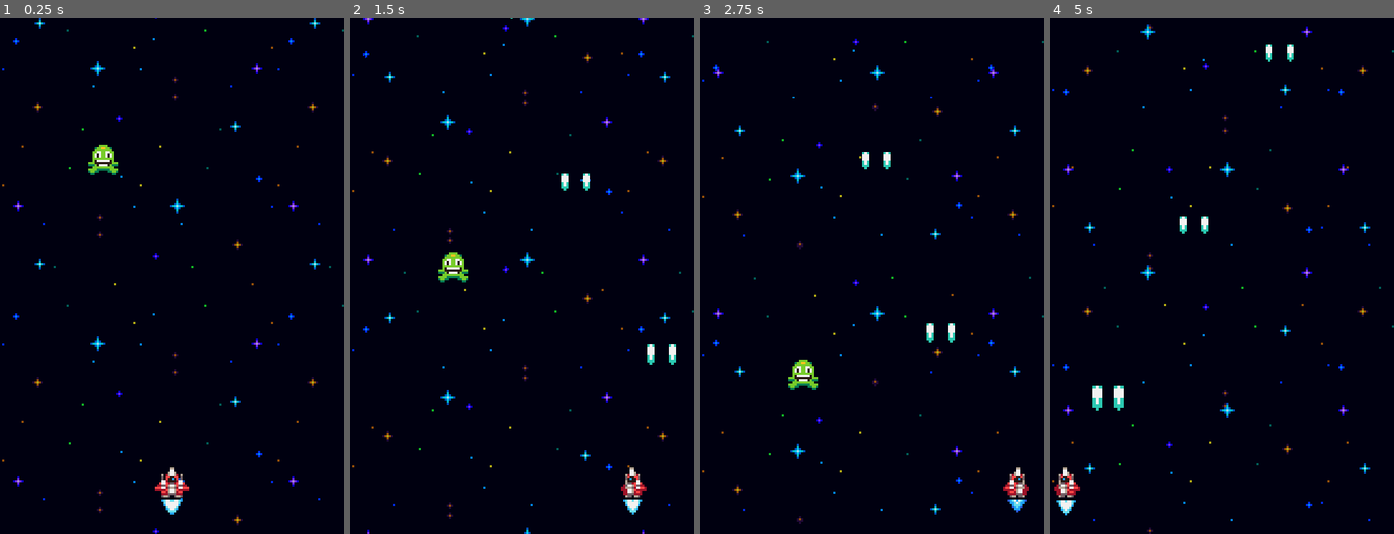
Above: before the commit, frames 1-4 (left to right).
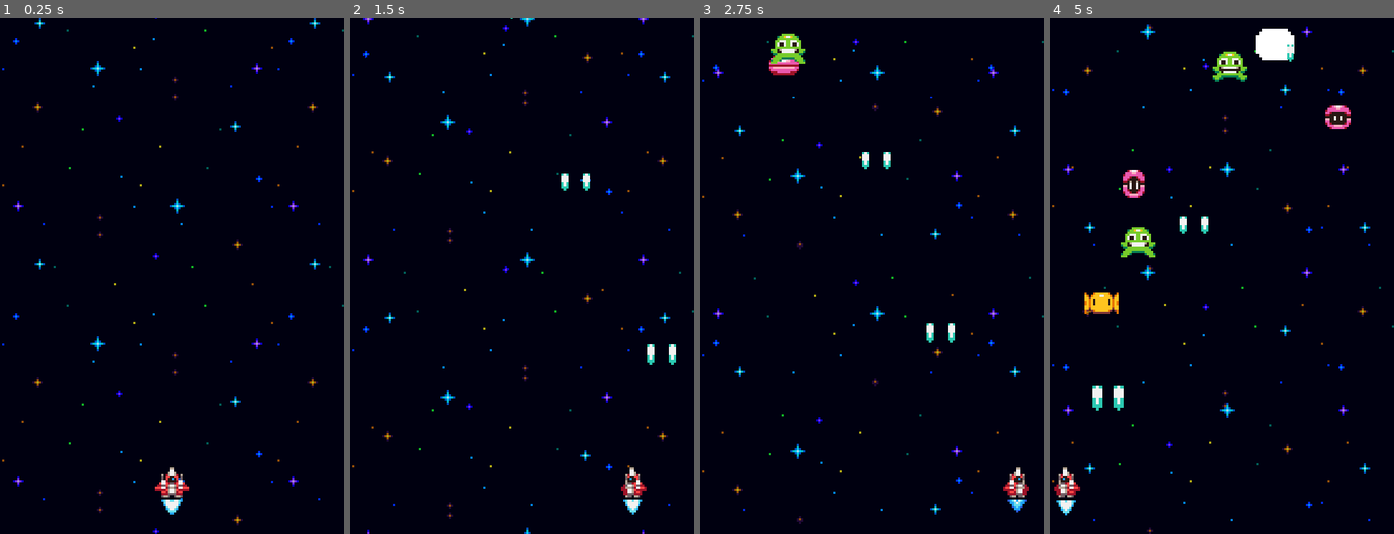
Above: after the commit, the same moments.

Repository: sarahpuspdew/Space-Shooter
Game: Godot game, scene res://Scenes/World.tscn
Two runs of this game, one before a commit and one after it. Both use one fixed random seed, a clock stepped at 60 frames per second and the inputs below.
Inputs:
- Up to frame 1 (0.25 s): no input
- Up to frame 2 (1.5 s): hold D (right) 0.53-1.28 s; hold A (left) from 1.28 s (still down)
- Up to frame 3 (2.75 s): release A (left) at 2.03 s; hold D (right) from 2.03 s (still down)
- Up to frame 4 (5 s): release D (right) at 3.53 s; hold A (left) from 3.53 s (still down)

The runs differ from the first frame. In frame 1, 0.4% of the frame differs, in the area x 25-35%, y 24-31%; in frame 2, 0.4%; in frame 3, 1.0%; in frame 4, 2.4%, in the area x 10-88%, y 2-58%.

Commit message:
Add enemy generator

Diff:
--- /dev/null
+++ b/Scenes/EnemyGenerator.tscn
@@ -0,0 +1,29 @@
+[gd_scene load_steps=3 format=3 uid="uid://cgvlc1cx7nkql"]
+
+[ext_resource type="Script" path="res://Scripts/EnemyGenerator.gd" id="1_i2tik"]
+[ext_resource type="Script" path="res://Components/SpawnerComponent.gd" id="2_nlm5r"]
+
+[node name="EnemyGenerator" type="Node2D"]
+script = ExtResource("1_i2tik")
+
+[node name="SpawnerComponent" type="Node" parent="."]
+script = ExtResource("2_nlm5r")
+
+[node name="GreenEnemySpawnTimer" type="Timer" parent="."]
+wait_time = 2.0
+one_shot = true
+autostart = true
+
+[node name="PinkEnemySpawnTimer" type="Timer" parent="."]
+wait_time = 1.25
+one_shot = true
+autostart = true
+
+[node name="YellowEnemySpawnTimer" type="Timer" parent="."]
+wait_time = 3.0
+one_shot = true
+autostart = true
+
+[connection signal="timeout" from="GreenEnemySpawnTimer" to="." method="_on_green_enemy_spawn_timer_timeout"]
+[connection signal="timeout" from="PinkEnemySpawnTimer" to="." method="_on_pink_enemy_spawn_timer_timeout"]
+[connection signal="timeout" from="YellowEnemySpawnTimer" to="." method="_on_yellow_enemy_spawn_timer_timeout"]
--- a/Scenes/GreenEnemy.tscn
+++ b/Scenes/GreenEnemy.tscn
@@ -44,7 +44,8 @@
 sprite_frames = SubResource("SpriteFrames_cdmli")
 animation = &"move"
 autoplay = "move"
-frame_progress = 0.926787
+frame = 1
+frame_progress = 0.240105
 
 [node name="StatsComponent" parent="." index="2"]
 health = 3
--- /dev/null
+++ b/Scenes/PinkEnemy.tscn
@@ -0,0 +1,75 @@
+[gd_scene load_steps=11 format=3 uid="uid://wv2gmvixr8g4"]
+
+[ext_resource type="PackedScene" uid="uid://clphwcg80nac3" path="res://Scenes/Enemy.tscn" id="1_2pu8l"]
+[ext_resource type="Texture2D" uid="uid://dkepop1o0hbjd" path="res://Assets/Sprites/pink_enemy.png" id="2_ftk1y"]
+
+[sub_resource type="AtlasTexture" id="AtlasTexture_26ks1"]
+atlas = ExtResource("2_ftk1y")
+region = Rect2(0, 0, 16, 16)
+
+[sub_resource type="AtlasTexture" id="AtlasTexture_rnvxs"]
+atlas = ExtResource("2_ftk1y")
+region = Rect2(16, 0, 16, 16)
+
+[sub_resource type="AtlasTexture" id="AtlasTexture_s4r08"]
+atlas = ExtResource("2_ftk1y")
+region = Rect2(32, 0, 16, 16)
+
+[sub_resource type="AtlasTexture" id="AtlasTexture_u82qc"]
+atlas = ExtResource("2_ftk1y")
+region = Rect2(48, 0, 16, 16)
+
+[sub_resource type="AtlasTexture" id="AtlasTexture_vgl6i"]
+atlas = ExtResource("2_ftk1y")
+region = Rect2(64, 0, 16, 16)
+
+[sub_resource type="SpriteFrames" id="SpriteFrames_d7ny8"]
+animations = [{
+"frames": [{
+"duration": 1.0,
+"texture": SubResource("AtlasTexture_26ks1")
+}, {
+"duration": 1.0,
+"texture": SubResource("AtlasTexture_rnvxs")
+}, {
+"duration": 1.0,
+"texture": SubResource("AtlasTexture_s4r08")
+}, {
+"duration": 1.0,
+"texture": SubResource("AtlasTexture_u82qc")
+}, {
+"duration": 1.0,
+"texture": SubResource("AtlasTexture_vgl6i")
+}],
+"loop": true,
+"name": &"move",
+"speed": 7.0
+}]
+
+[sub_resource type="CircleShape2D" id="CircleShape2D_mah0j"]
+radius = 7.0
+
+[sub_resource type="CircleShape2D" id="CircleShape2D_m3kan"]
+radius = 5.09902
+
+[node name="PinkEnemy" instance=ExtResource("1_2pu8l")]
+
+[node name="AnimatedSprite2D" parent="." index="0"]
+sprite_frames = SubResource("SpriteFrames_d7ny8")
+animation = &"move"
+autoplay = "move"
+frame = 2
+frame_progress = 0.762349
+
+[node name="StatsComponent" parent="." index="2"]
+health = 5
+
+[node name="MoveComponent" parent="." index="3"]
+velocity = Vector2(0, 25)
+
+[node name="CollisionShape2D" type="CollisionShape2D" parent="HurtboxComponent" index="0"]
+shape = SubResource("CircleShape2D_mah0j")
+
+[node name="CollisionShape2D" type="CollisionShape2D" parent="HitboxComponent" index="0"]
+shape = SubResource("CircleShape2D_m3kan")
+debug_color = Color(0.819608, 0.4, 0, 0.419608)
--- a/Scenes/World.tscn
+++ b/Scenes/World.tscn
@@ -2,7 +2,7 @@
 
 [ext_resource type="PackedScene" uid="uid://fcyxv6c1fgqs" path="res://Scenes/Background.tscn" id="1_n0d6q"]
 [ext_resource type="PackedScene" uid="uid://ccqnerqjyhjd2" path="res://Scenes/Player.tscn" id="1_ua5f2"]
-[ext_resource type="PackedScene" uid="uid://d0p0it0c7owd1" path="res://Scenes/GreenEnemy.tscn" id="3_530b5"]
+[ext_resource type="PackedScene" uid="uid://cgvlc1cx7nkql" path="res://Scenes/EnemyGenerator.tscn" id="3_tmfmt"]
 
 [node name="World" type="Node2D"]
 
@@ -11,5 +11,4 @@
 [node name="Player" parent="." instance=ExtResource("1_ua5f2")]
 position = Vector2(80, 216)
 
-[node name="GreenEnemy" parent="." instance=ExtResource("3_530b5")]
-position = Vector2(48, 56)
+[node name="EnemyGenerator" parent="." instance=ExtResource("3_tmfmt")]
--- /dev/null
+++ b/Scenes/YellowEnemy.tscn
@@ -0,0 +1,58 @@
+[gd_scene load_steps=8 format=3 uid="uid://bm3mwqncbgf7h"]
+
+[ext_resource type="PackedScene" uid="uid://clphwcg80nac3" path="res://Scenes/Enemy.tscn" id="1_kbhc3"]
+[ext_resource type="Texture2D" uid="uid://dgyk6ny1xsa0x" path="res://Assets/Sprites/yellow_enemy.png" id="2_gisr7"]
+
+[sub_resource type="AtlasTexture" id="AtlasTexture_goh6r"]
+atlas = ExtResource("2_gisr7")
+region = Rect2(0, 0, 16, 16)
+
+[sub_resource type="AtlasTexture" id="AtlasTexture_ycqaw"]
+atlas = ExtResource("2_gisr7")
+region = Rect2(16, 0, 16, 16)
+
+[sub_resource type="SpriteFrames" id="SpriteFrames_h7awg"]
+animations = [{
+"frames": [{
+"duration": 1.0,
+"texture": SubResource("AtlasTexture_goh6r")
+}, {
+"duration": 1.0,
+"texture": SubResource("AtlasTexture_ycqaw")
+}],
+"loop": true,
+"name": &"move",
+"speed": 4.0
+}]
+
+[sub_resource type="CapsuleShape2D" id="CapsuleShape2D_rjuh8"]
+radius = 5.0
+height = 16.0
+
+[sub_resource type="CapsuleShape2D" id="CapsuleShape2D_xvpbs"]
+radius = 4.0
+height = 14.0
+
+[node name="YellowEnemy" instance=ExtResource("1_kbhc3")]
+
+[node name="AnimatedSprite2D" parent="." index="0"]
+sprite_frames = SubResource("SpriteFrames_h7awg")
+animation = &"move"
+autoplay = "move"
+frame = 1
+frame_progress = 0.958053
+
+[node name="StatsComponent" parent="." index="2"]
+health = 2
+
+[node name="MoveComponent" parent="." index="3"]
+velocity = Vector2(0, 75)
+
+[node name="CollisionShape2D" type="CollisionShape2D" parent="HurtboxComponent" index="0"]
+rotation = 1.5708
+shape = SubResource("CapsuleShape2D_rjuh8")
+
+[node name="CollisionShape2D" type="CollisionShape2D" parent="HitboxComponent" index="0"]
+rotation = 1.5708
+shape = SubResource("CapsuleShape2D_xvpbs")
+debug_color = Color(0.843137, 0.380392, 0, 0.419608)
--- /dev/null
+++ b/Scripts/EnemyGenerator.gd
@@ -0,0 +1,32 @@
+extends Node2D
+class_name EnemyGenerator
+
+const GREEN_ENEMY_SCENE = preload("res://Scenes/GreenEnemy.tscn")
+const PINK_ENEMY_SCENE = preload("res://Scenes/PinkEnemy.tscn")
+const YELLOW_ENEMY_SCENE = preload("res://Scenes/YellowEnemy.tscn")
+
+@onready var spawner_component := $SpawnerComponent as SpawnerComponent
+@onready var green_enemy_spawn_timer := $GreenEnemySpawnTimer
+@onready var pink_enemy_spawn_timer = $PinkEnemySpawnTimer
+@onready var yellow_enemy_spawn_timer = $YellowEnemySpawnTimer
+
+var margin = 8
+var screen_width = ProjectSettings.get_setting("display/window/size/viewport_width")
+
+
+func handle_spawn(enemy_scene : PackedScene, timer : Timer):
+	spawner_component.scene = enemy_scene
+	spawner_component.spawn(Vector2(randf_range(margin, screen_width-margin), -16))
+	timer.start()
+
+
+func _on_green_enemy_spawn_timer_timeout():
+	handle_spawn(GREEN_ENEMY_SCENE, green_enemy_spawn_timer)
+
+
+func _on_pink_enemy_spawn_timer_timeout():
+	handle_spawn(PINK_ENEMY_SCENE, pink_enemy_spawn_timer)
+
+
+func _on_yellow_enemy_spawn_timer_timeout():
+	handle_spawn(YELLOW_ENEMY_SCENE, yellow_enemy_spawn_timer)
